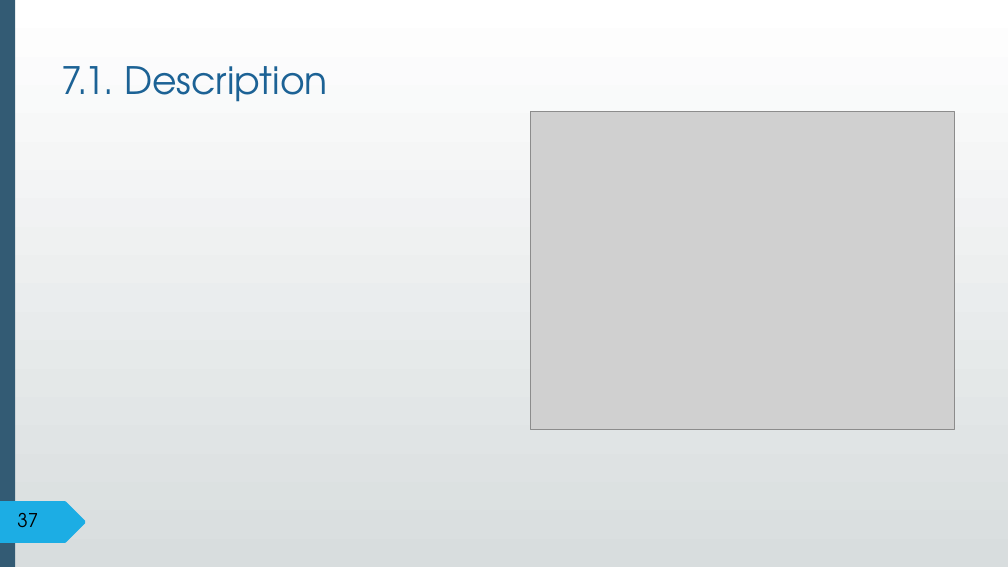
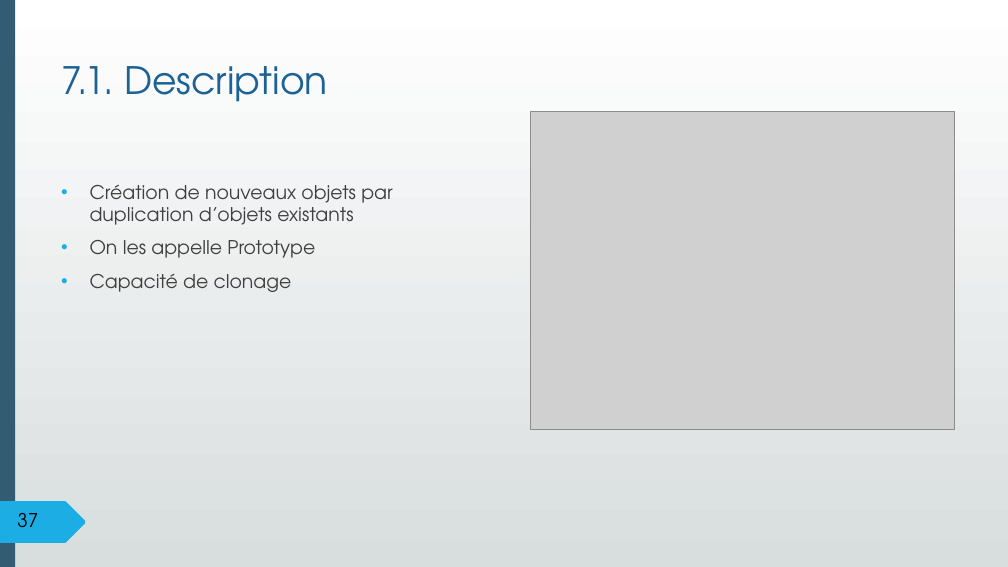
Before and after one commit to Jarvis-69/Design_Patterns_Csharp, a slide deck: slide 37 of Cours/Design Patterns en C (1).pptx. Drawn at 1008x567 pixels with LibreOffice and Linux fonts; fonts in the diff are those of the drawing; grey boxes stand for pictures; background and template pictures are left out. Boxes give left, top, right and bottom in pixels: in the first picture for what was removed or moved away, otherwise in the second. Text is boxed around its words. In the diff, an @@ line names an element or a change of style, - is before the commit and + after.

```diff
--- a/Cours/Design Patterns en C (1).pptx
+++ b/Cours/Design Patterns en C (1).pptx
@@ text added at [90,185,392,292], 18 pt, text #404040 @@
+• Création de nouveaux objets par duplication d’objets existants
+• On les appelle Prototype
+• Capacité de clonage
```
Also in this commit, not shown: 1 other file.
